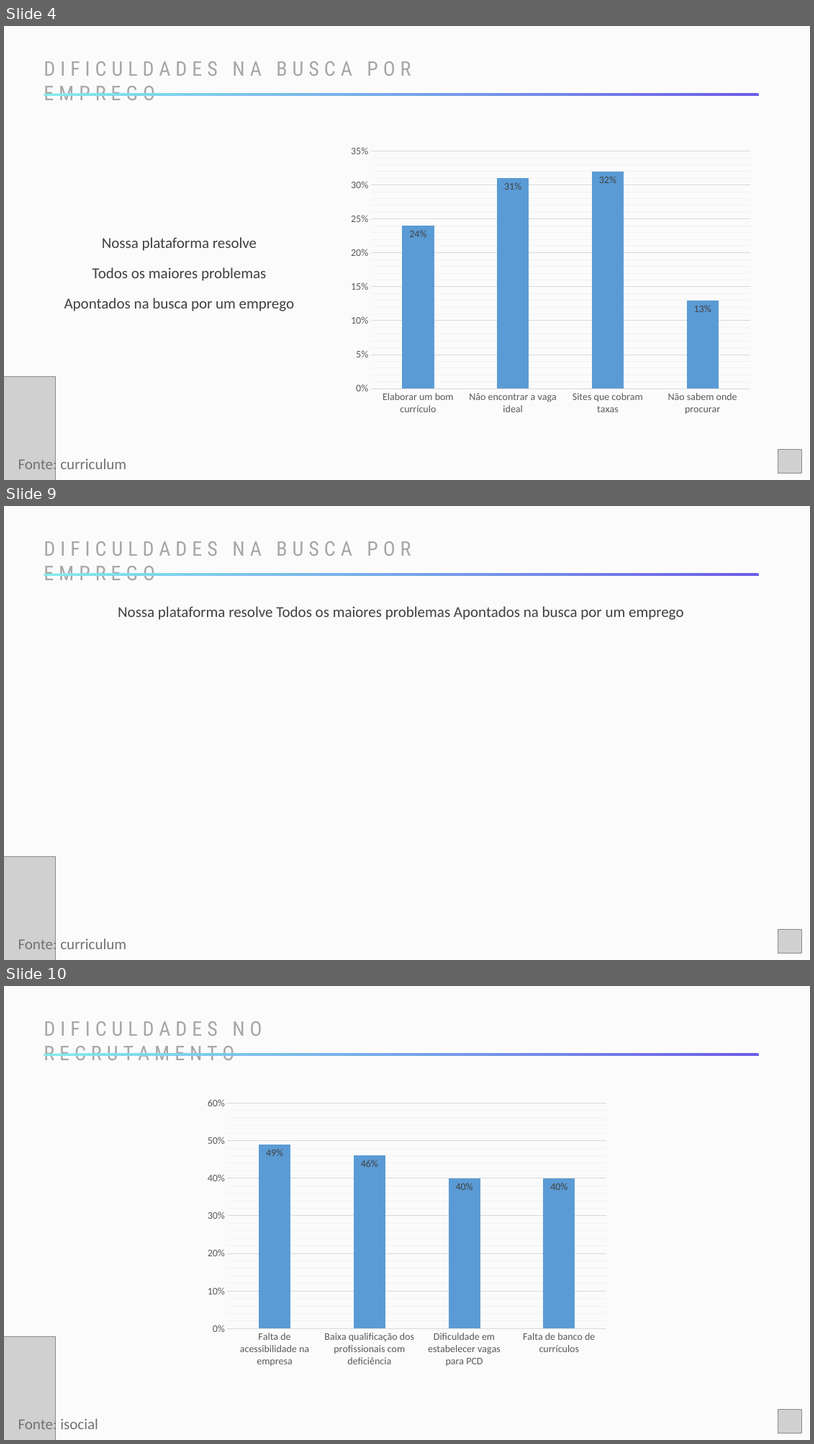
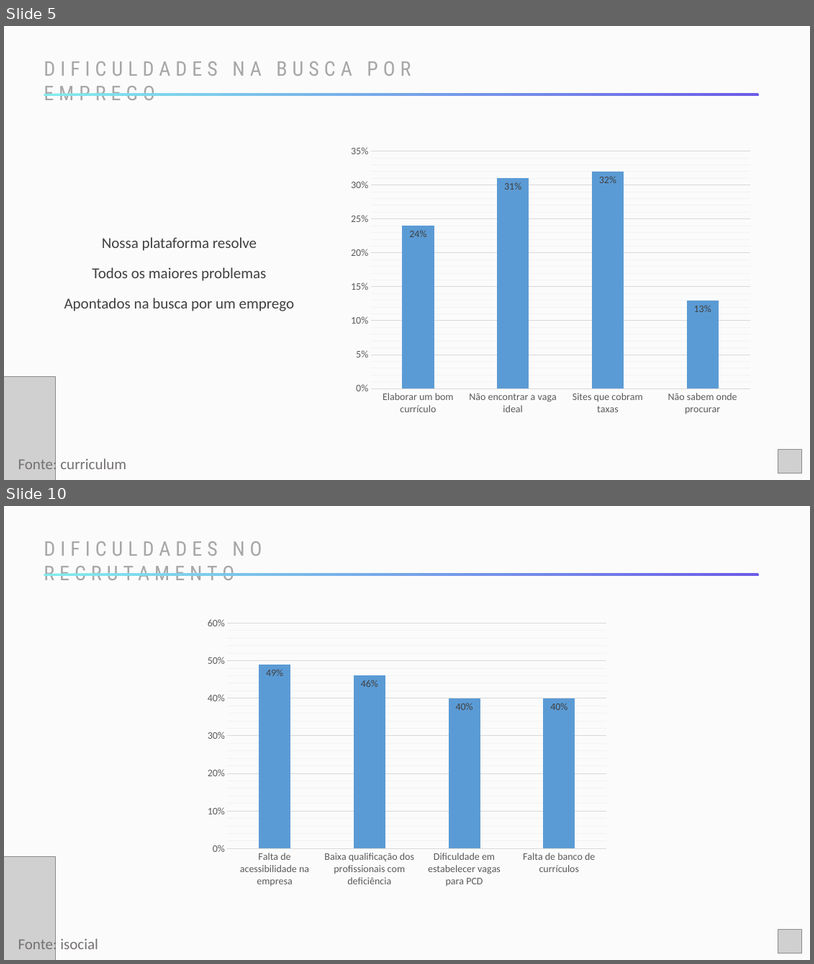
Before and after one commit to ismikeandrews/goodfit, a slide deck: pitch/pitch-next.pptx. Shown one above the other, each under a label of ours: slides 4, 9 and 10 before the commit, slides 5 and 10 after it; the slides between them are not shown. The pictures are 814x1444 and 814x964 pixels, drawn with LibreOffice and Linux fonts; fonts in the diff are those of the drawing; grey boxes stand for pictures. Boxes give left, top, right and bottom in pixels: in the first picture for what was removed or moved away, otherwise in the second. Text is boxed around its words. In the diff, an @@ line names an element or a change of style, - is before the commit and + after.

```diff
--- a/pitch/pitch-next.pptx
+++ b/pitch/pitch-next.pptx
@@ slide 9 removed at (x1=4, y1=506, x2=810, y2=960), background #FBFBFB @@
@@ text removed at (x1=44, y1=541, x2=411, y2=580) @@
-DIFICULDADES NA BUSCA POR EMPREGO
@@ round diag rect removed at (x1=44, y1=574, x2=759, y2=576) @@
@@ text removed at (x1=118, y1=606, x2=684, y2=620) @@
-Nossa plataforma resolve Todos os maiores problemas Apontados na busca por um emprego
@@ picture removed at (x1=4, y1=857, x2=55, y2=960) @@
@@ text removed at (x1=18, y1=936, x2=126, y2=953) @@
-Fonte: curriculum
@@ picture removed at (x1=778, y1=929, x2=802, y2=953) @@
@@ what was slide 4 is now slide 5 @@
```
Also in this commit, not shown: 5 slides changed, 4 slides added, 1 other slide removed.
